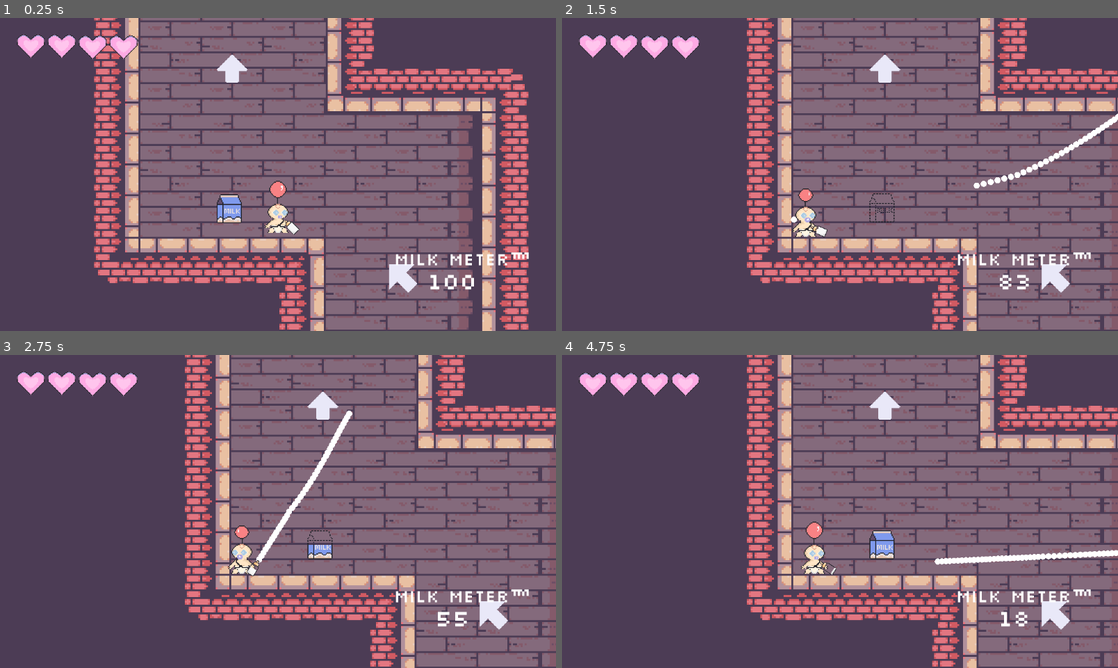
Above: before the commit, frames 1-4 (two rows, left to right).
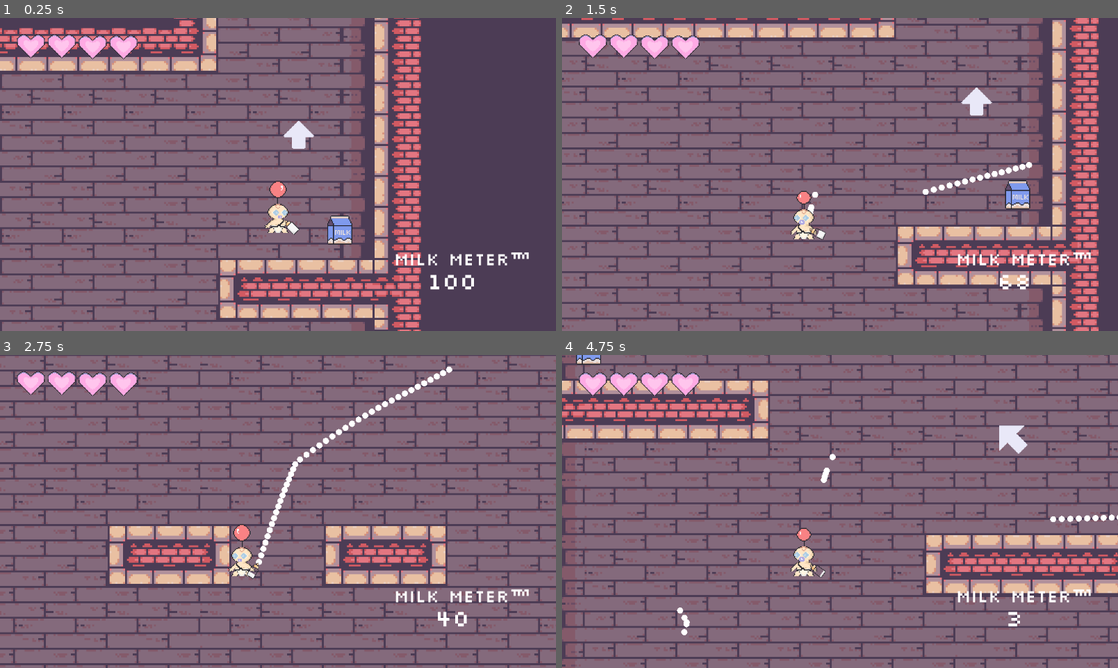
Above: after the commit, the same moments.

Repository: duncwilliams/trust-fund-baby
Game: Godot game, scene res://scenes/main.tscn
The game is run twice, just before and just after one commit, with the same random seed, the same clock (stepped at 60 frames per second) and the same inputs.
Inputs (mouse positions are in pixels of both pictures, inside the frame that each line leads up to):
- Up to frame 1 (0.25 s): no input
- Up to frame 2 (1.5 s): move the mouse to (962, 158) at 0.52 s; press the mouse at (962, 158) at 0.53 s; move the mouse to (728, 190) at 1.27 s; release the mouse at (728, 190) at 1.28 s; click (728, 190) at 1.35 s
- Up to frame 3 (2.75 s): move the mouse to (333, 442) at 2.02 s; press the mouse at (333, 442) at 2.03 s
- Up to frame 4 (4.75 s): move the mouse to (812, 574) at 2.77 s; release the mouse at (812, 574) at 2.78 s; click (812, 574) at 2.85 s; move the mouse to (1006, 558) at 3.52 s; press the mouse at (1006, 558) at 3.53 s; move the mouse to (673, 464) at 4.27 s; release the mouse at (673, 464) at 4.28 s; click (673, 464) at 4.35 s

The runs differ from the first frame. In frame 1, 61% of the frame differs, in the area x 0-96%, y 0-100%; in frame 2, 71%, in the area x 0-100%, y 0-100%; in frame 3, 65%; in frame 4, 67%.

Commit message:
boss name bar

Diff:
--- a/scenes/hud.tscn
+++ b/scenes/hud.tscn
@@ -13,6 +13,7 @@
 [ext_resource type="Texture2D" uid="uid://bywpro3sfemtg" path="res://art/custom/hearts/two_and_half_hearts.png" id="6_5n1hp"]
 [ext_resource type="Texture2D" uid="uid://cq2xp8y8n7xt7" path="res://art/custom/hearts/three_hearts.png" id="8_3swnk"]
 [ext_resource type="Texture2D" uid="uid://b6p2iqt52inxf" path="res://art/custom/hearts/two_hearts.png" id="10_qkknv"]
+[ext_resource type="FontFile" uid="uid://bbw1min3f4xv0" path="res://fonts/EBGaramond-VariableFont_wght.ttf" id="14_eld54"]
 
 [sub_resource type="AtlasTexture" id="AtlasTexture_eld54"]
 atlas = ExtResource("2_0i1j5")
@@ -705,6 +706,7 @@
 
 [node name="HeartsSprite" type="AnimatedSprite2D" parent="HeartsControl" unique_id=1813721123]
 unique_name_in_owner = true
+process_mode = 3
 position = Vector2(159, 60)
 scale = Vector2(2, 2)
 sprite_frames = SubResource("SpriteFrames_pwa8h")
@@ -822,4 +824,14 @@
 texture_under = ExtResource("3_6fi6k")
 texture_progress = ExtResource("4_uo2fv")
 
+[node name="RichTextLabel" type="RichTextLabel" parent="BossBarControl" unique_id=840906635]
+layout_mode = 0
+offset_left = -476.0
+offset_top = -62.0
+offset_right = 41.0
+offset_bottom = -22.0
+theme_override_fonts/normal_font = ExtResource("14_eld54")
+theme_override_font_sizes/normal_font_size = 23
+text = "Kinsman Simeon, The Turncoat"
+
 [connection signal="dialogue_finished" from="DialogueController" to="." method="_on_dialogue_controller_dialogue_finished"]
--- a/scenes/main.tscn
+++ b/scenes/main.tscn
@@ -34,7 +34,7 @@
 
 [node name="Baby" parent="." unique_id=1502936678 instance=ExtResource("1_o5qli")]
 unique_name_in_owner = true
-position = Vector2(1501, -2309)
+position = Vector2(1724, -1393)
 
 [node name="Camera2D" type="Camera2D" parent="Baby" unique_id=1711883797]
 offset = Vector2(0, -60)
--- a/scenes/map.tscn
+++ b/scenes/map.tscn
@@ -985,15 +985,23 @@
 
 [node name="Carton" parent="Cartons" unique_id=403586504 instance=ExtResource("2_paxxb")]
 position = Vector2(1852, -124)
+scale = Vector2(2, 1.9961551)
 
 [node name="Carton2" parent="Cartons" unique_id=304823765 instance=ExtResource("2_paxxb")]
 position = Vector2(72, -761)
 
 [node name="Carton3" parent="Cartons" unique_id=894962944 instance=ExtResource("2_paxxb")]
-position = Vector2(1794, -1354)
+position = Vector2(1852, -1340)
 
 [node name="Carton4" parent="Cartons" unique_id=1461498588 instance=ExtResource("2_paxxb")]
-position = Vector2(1400, -2300)
+position = Vector2(1379, -2301)
+scale = Vector2(-1.4947119, 3.6697898)
+
+[node name="Carton12" parent="Cartons" unique_id=1754343104 instance=ExtResource("2_paxxb")]
+position = Vector2(1474, -2302)
+
+[node name="Carton11" parent="Cartons" unique_id=3664744 instance=ExtResource("2_paxxb")]
+position = Vector2(1285, -2301)
 
 [node name="Carton6" parent="Cartons" unique_id=1501727220 instance=ExtResource("2_paxxb")]
 position = Vector2(1283, -2784)
Binary file added: fonts/EBGaramond-VariableFont_wght.ttf
Not shown, added: fonts/EBGaramond-VariableFont_wght.ttf.import
